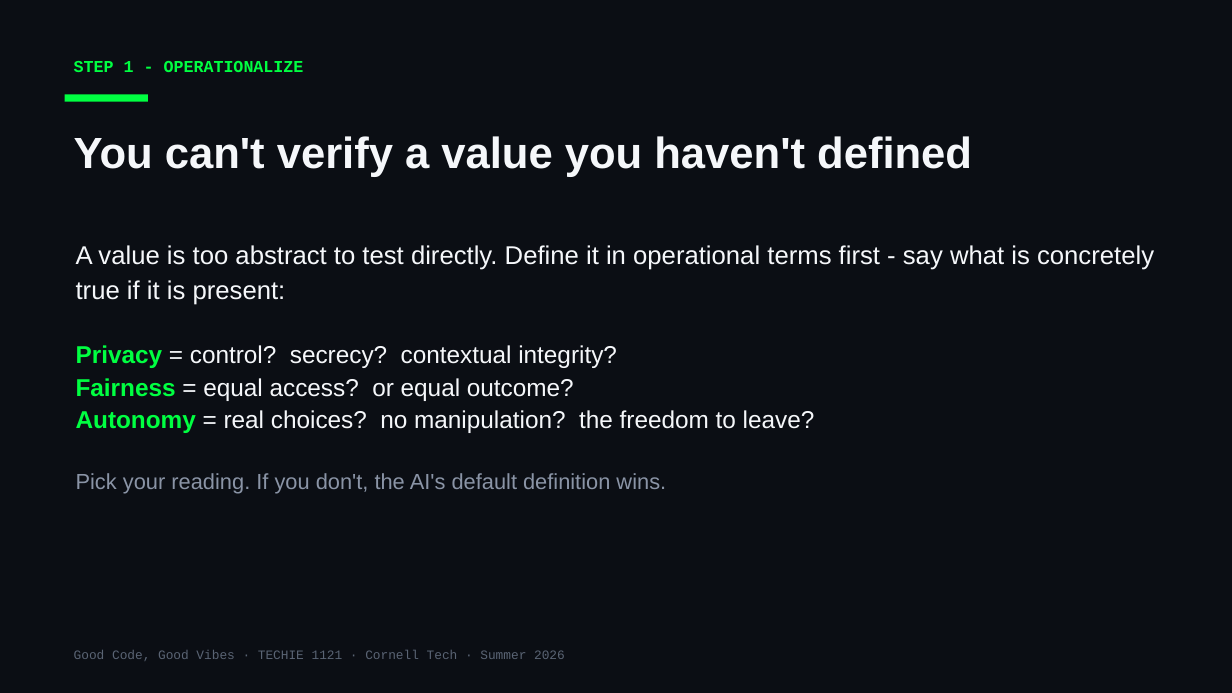
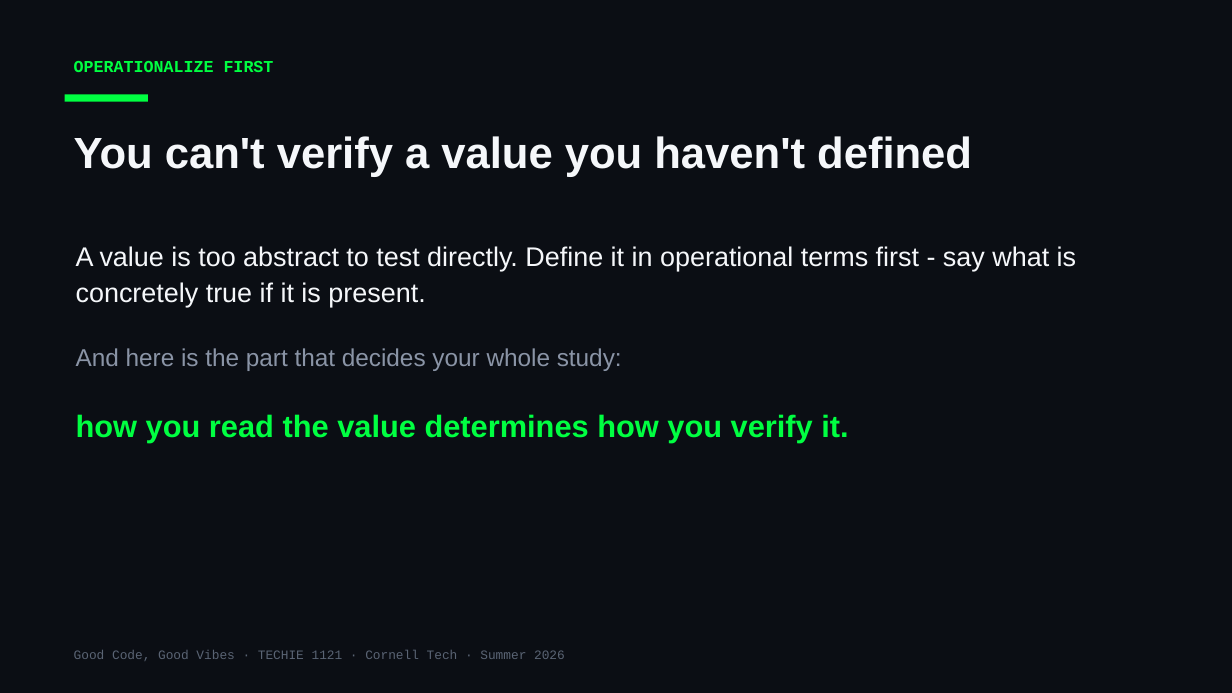
Before and after one commit to Cornell-Tech-Vibe-Coding-Summer-2026/website, a slide deck: slide 4 of slides/Week3-Tue-User-Testing-II.pptx. Drawn at 1232x693 pixels with LibreOffice and Linux fonts; fonts in the diff are those of the drawing. Boxes give left, top, right and bottom in pixels: in the first picture for what was removed or moved away, otherwise in the second. Text is boxed around its words. In the diff, an @@ line names an element or a change of style, - is before the commit and + after.

```diff
--- a/slides/Week3-Tue-User-Testing-II.pptx
+++ b/slides/Week3-Tue-User-Testing-II.pptx
@@ text at <box>74,61,274,72</box>: text changed @@
-STEP 1 - OPERATIONALIZE
+OPERATIONALIZE FIRST
@@ text at <box>76,246,1076,443</box>: text changed; size 19 to 21 pt @@
-A value is too abstract to test directly. Define it in operational terms first - say what is concretely true if it is present:
-Privacy = control? secrecy? contextual integrity?
-Fairness = equal access? or equal outcome?
-Autonomy = real choices? no manipulation? the freedom to leave?
-Pick your reading. If you don't, the AI's default definition wins.
+A value is too abstract to test directly. Define it in operational terms first - say what is concretely true if it is present.
+And here is the part that decides your whole study:
+how you read the value determines how you verify it.
```
Also in this commit, not shown: 11 other slides changed, 3 slides added, 1 slide removed, 2 other files.
